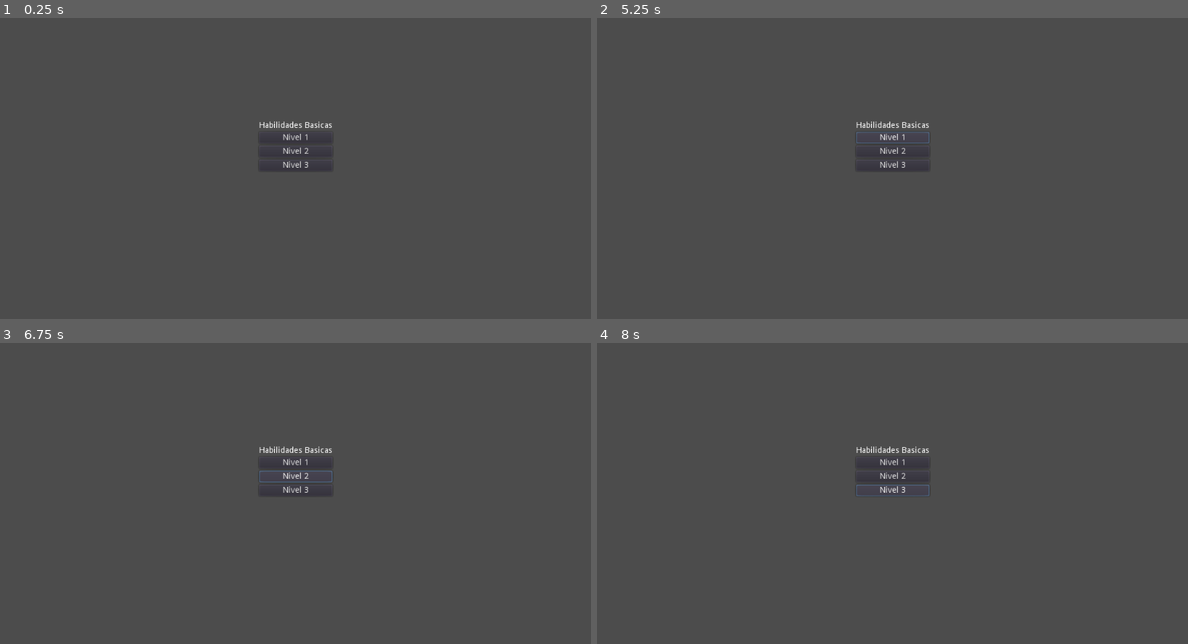
Above: before the commit, frames 1-4 (two rows, left to right).
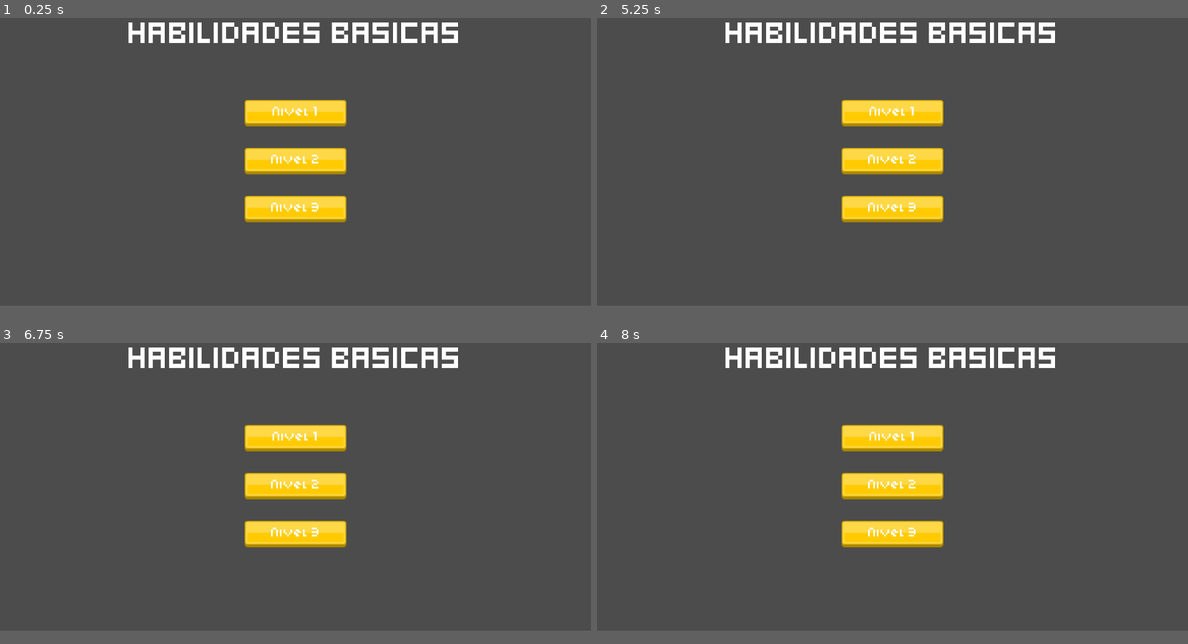
Above: after the commit, the same moments.

Repository: michelcalisto/habilidades-basicas
Game: Godot game, scene res://title-screen/TitleScreen.tscn
Two runs of this game, one before a commit and one after it. Both use one fixed random seed, a clock stepped at 60 frames per second and the inputs below. Before the commit the project starts from res://menu/Menu.tscn.
Inputs (mouse positions are in pixels of both pictures, inside the frame that each line leads up to):
- Up to frame 1 (0.25 s): no input
- Up to frame 2 (5.25 s): click (892, 138) at 0.5 s, where only the run before the commit has a clickable "Nivel 1"; click (892, 117) at 1.27 s; click (892, 150) at 2 s, where only the run before the commit has a clickable "Nivel 2"; click (892, 168) at 2.77 s; click (892, 165) at 3.5 s, where only the run before the commit has a clickable "Nivel 3"; click (892, 219) at 4.27 s; click (892, 138) at 5 s, where only the run before the commit has a clickable "Nivel 1"
- Up to frame 3 (6.75 s): click (295, 442) at 5.77 s; click (295, 475) at 6.5 s, where only the run before the commit has a clickable "Nivel 2"
- Up to frame 4 (8 s): click (892, 493) at 7.27 s
In our replay, the window is 800x468 before the commit and 800x450 after it. These sizes can differ from the game's own. Grey fills any space a smaller window leaves; there, only what the larger window draws over its background counts as a difference.

The runs differ from the first frame. In frame 1, 6.8% of the frame differs, in the area x 21-78%, y 1-68%; in frame 2, 6.8%; in frame 3, 6.8%; in frame 4, 6.8%.

Commit message:
Maqueta del TileScreen

Diff:
--- a/menu/Menu.tscn
+++ /dev/null
@@ -1,44 +0,0 @@
-[gd_scene format=2]
-
-[node name="Menu" type="Control"]
-anchor_right = 1.0
-anchor_bottom = 1.0
-__meta__ = {
-"_edit_use_anchors_": false
-}
-
-[node name="GridContainer" type="GridContainer" parent="."]
-anchor_left = 0.5
-anchor_top = 0.5
-anchor_right = 0.5
-anchor_bottom = 0.5
-margin_left = -63.5
-margin_top = -43.0
-margin_right = 63.5
-margin_bottom = 43.0
-__meta__ = {
-"_edit_use_anchors_": false
-}
-
-[node name="Label" type="Label" parent="GridContainer"]
-margin_right = 127.0
-margin_bottom = 14.0
-text = "Habilidades Basicas"
-
-[node name="Button" type="Button" parent="GridContainer"]
-margin_top = 18.0
-margin_right = 127.0
-margin_bottom = 38.0
-text = "Nivel 1"
-
-[node name="Button2" type="Button" parent="GridContainer"]
-margin_top = 42.0
-margin_right = 127.0
-margin_bottom = 62.0
-text = "Nivel 2"
-
-[node name="Button3" type="Button" parent="GridContainer"]
-margin_top = 66.0
-margin_right = 127.0
-margin_bottom = 86.0
-text = "Nivel 3"
--- a/project.godot
+++ b/project.godot
@@ -16,8 +16,13 @@
 [application]
 
 config/name="habilidades-basicas"
-run/main_scene="res://menu/Menu.tscn"
+run/main_scene="res://title-screen/TitleScreen.tscn"
 config/icon="res://icon.png"
+
+[display]
+
+window/size/width=1280
+window/size/height=720
 
 [rendering]
 
--- /dev/null
+++ b/title-screen/TitleScreen.tscn
@@ -0,0 +1,86 @@
+[gd_scene load_steps=9 format=2]
+
+[ext_resource path="res://assets/fonts/Kenney Mini Square.ttf" type="DynamicFontData" id=1]
+[ext_resource path="res://assets/buttons/button-normal2.png" type="Texture" id=2]
+[ext_resource path="res://assets/buttons/button-normal3.png" type="Texture" id=3]
+[ext_resource path="res://assets/buttons/button-pressed3.png" type="Texture" id=4]
+[ext_resource path="res://assets/buttons/button-pressed2.png" type="Texture" id=5]
+[ext_resource path="res://assets/buttons/button-normal1.png" type="Texture" id=6]
+[ext_resource path="res://assets/buttons/button-pressed1.png" type="Texture" id=7]
+
+[sub_resource type="DynamicFont" id=1]
+size = 70
+font_data = ExtResource( 1 )
+
+[node name="TitleScreen" type="Control"]
+anchor_right = 1.0
+anchor_bottom = 1.0
+__meta__ = {
+"_edit_use_anchors_": false
+}
+
+[node name="MarginContainer" type="MarginContainer" parent="."]
+anchor_right = 1.0
+anchor_bottom = 1.0
+margin_left = 120.0
+margin_top = 80.0
+margin_right = -120.0
+margin_bottom = -80.0
+__meta__ = {
+"_edit_use_anchors_": false
+}
+
+[node name="Menu" type="VBoxContainer" parent="MarginContainer"]
+margin_right = 1040.0
+margin_bottom = 560.0
+__meta__ = {
+"_edit_use_anchors_": false
+}
+
+[node name="Title" type="Label" parent="MarginContainer/Menu"]
+margin_right = 1040.0
+margin_bottom = 88.0
+custom_fonts/font = SubResource( 1 )
+text = "Habilidades Basicas"
+align = 1
+
+[node name="MarginContainer" type="MarginContainer" parent="MarginContainer/Menu"]
+margin_top = 92.0
+margin_right = 1040.0
+margin_bottom = 560.0
+size_flags_vertical = 3
+
+[node name="VBoxContainer" type="VBoxContainer" parent="MarginContainer/Menu/MarginContainer"]
+margin_top = 80.0
+margin_right = 1040.0
+margin_bottom = 388.0
+size_flags_vertical = 4
+
+[node name="TextureButton" type="TextureButton" parent="MarginContainer/Menu/MarginContainer/VBoxContainer"]
+margin_right = 1040.0
+margin_bottom = 100.0
+rect_min_size = Vector2( 220, 100 )
+texture_normal = ExtResource( 6 )
+texture_pressed = ExtResource( 7 )
+expand = true
+stretch_mode = 3
+
+[node name="TextureButton2" type="TextureButton" parent="MarginContainer/Menu/MarginContainer/VBoxContainer"]
+margin_top = 104.0
+margin_right = 1040.0
+margin_bottom = 204.0
+rect_min_size = Vector2( 220, 100 )
+texture_normal = ExtResource( 2 )
+texture_pressed = ExtResource( 5 )
+expand = true
+stretch_mode = 3
+
+[node name="TextureButton3" type="TextureButton" parent="MarginContainer/Menu/MarginContainer/VBoxContainer"]
+margin_top = 208.0
+margin_right = 1040.0
+margin_bottom = 308.0
+rect_min_size = Vector2( 220, 100 )
+texture_normal = ExtResource( 3 )
+texture_pressed = ExtResource( 4 )
+expand = true
+stretch_mode = 3
Binary file added: assets/buttons/button-normal1.png
Not shown, added: assets/buttons/button-normal1.png.import
Binary file added: assets/buttons/button-normal2.png
Not shown, added: assets/buttons/button-normal2.png.import
Binary file added: assets/buttons/button-normal3.png
Not shown, added: assets/buttons/button-normal3.png.import
Binary file added: assets/buttons/button-pressed1.png
Not shown, added: assets/buttons/button-pressed1.png.import
Binary file added: assets/buttons/button-pressed2.png
Not shown, added: assets/buttons/button-pressed2.png.import
Binary file added: assets/buttons/button-pressed3.png
Not shown, added: assets/buttons/button-pressed3.png.import
(and 1 more such lines)
